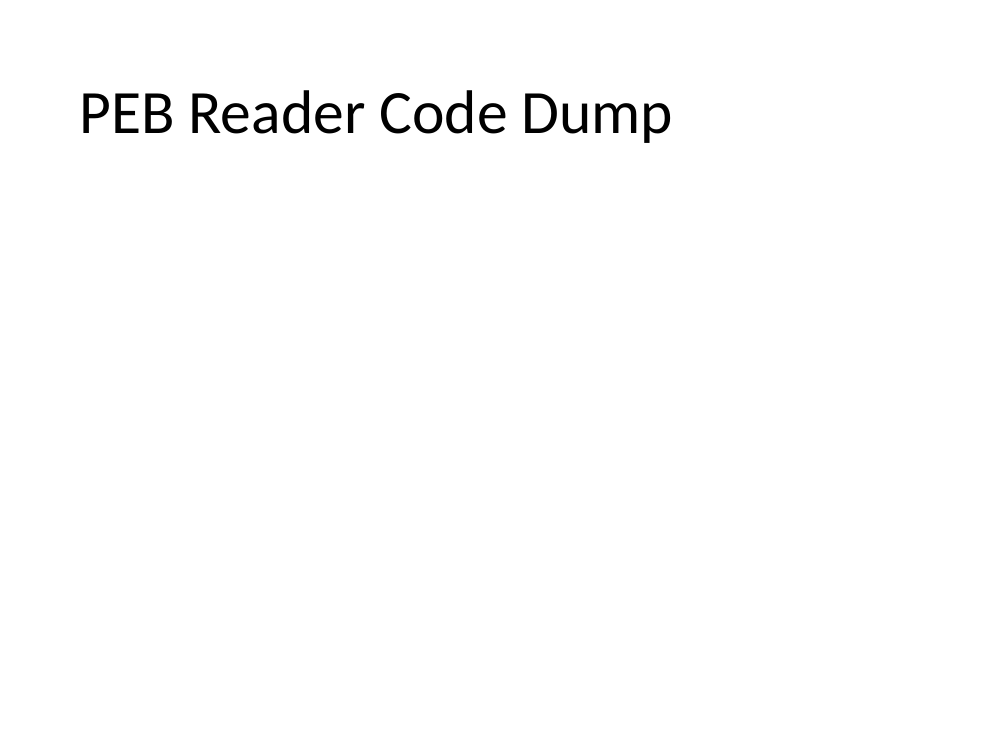
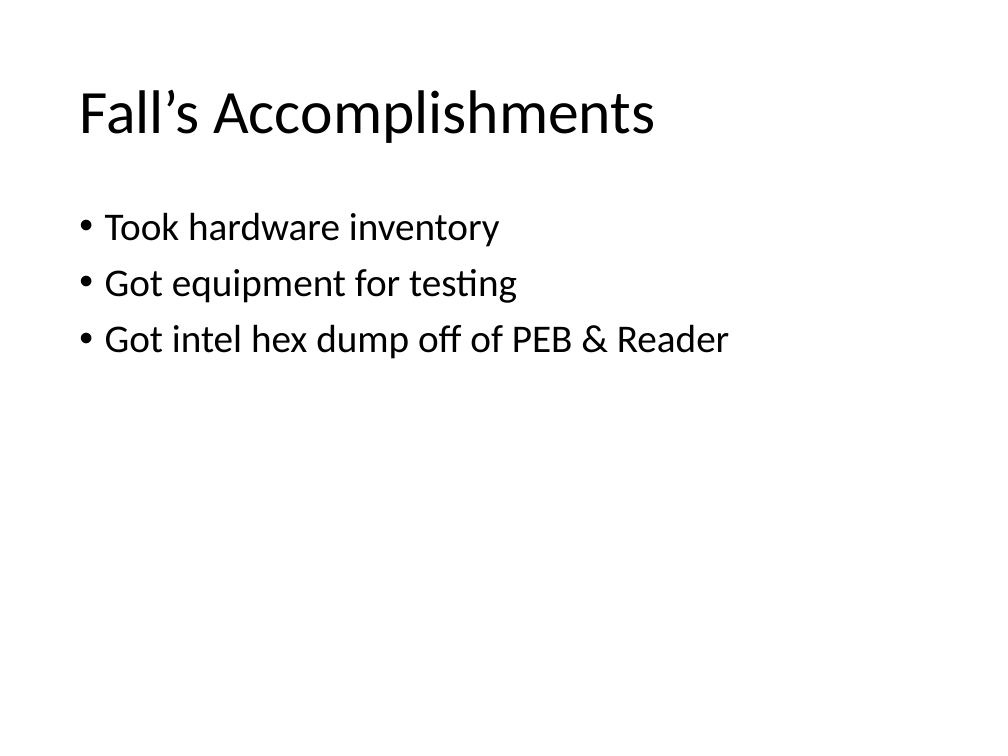
Before and after one commit to SCCapstone/omaha, a slide deck: slide 3 of docs/final-presentation.pptx (slide 6 before the commit). Drawn at 1008x756 pixels with LibreOffice and Linux fonts; fonts in the diff are those of the drawing; background and template pictures are left out. Boxes give left, top, right and bottom in pixels: in the first picture for what was removed or moved away, otherwise in the second. Text is boxed around its words. In the diff, an @@ line names an element or a change of style, - is before the commit and + after.

```diff
--- a/docs/final-presentation.pptx
+++ b/docs/final-presentation.pptx
@@ title at box(79, 90, 655, 143): text changed @@
-PEB Reader Code Dump
+Fall’s Accomplishments
@@ text added at box(105, 212, 729, 359), 28 pt, text #000000 @@
+• Took hardware inventory
+• Got equipment for testing
+• Got intel hex dump off of PEB & Reader
```
Also in this commit, not shown: 1 other slide changed, 5 slides added, 5 slides removed.
